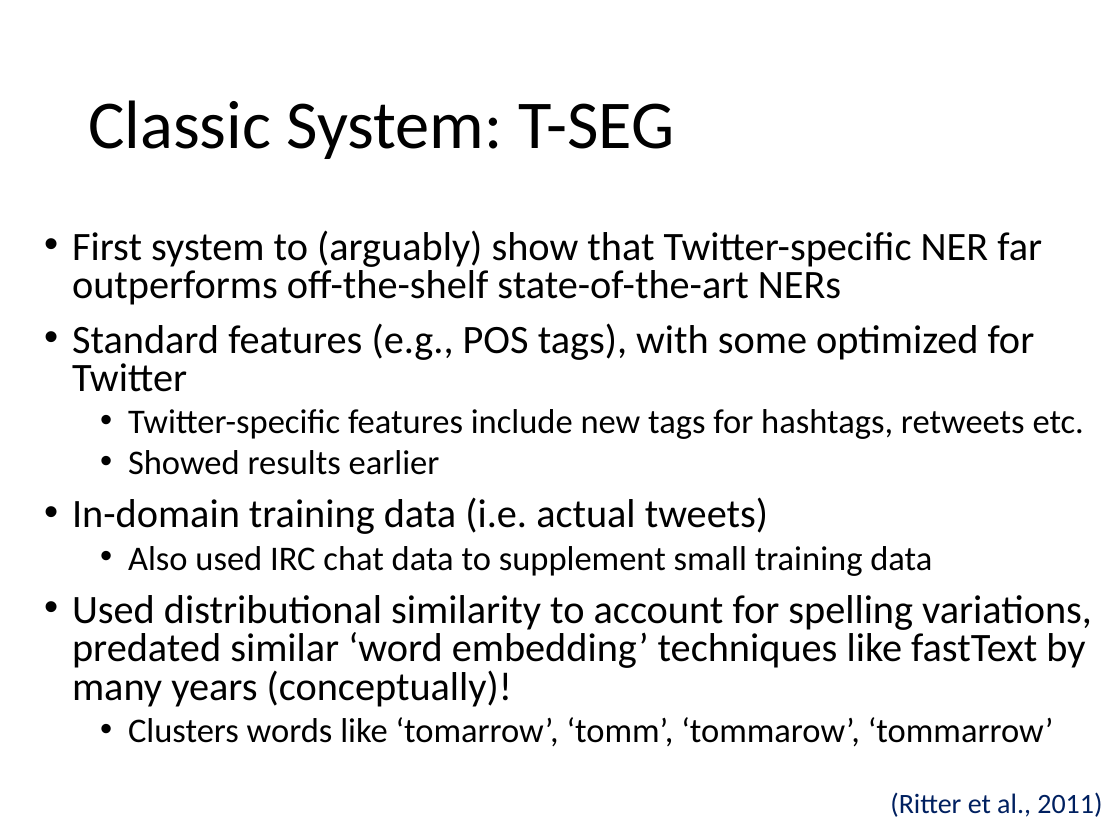
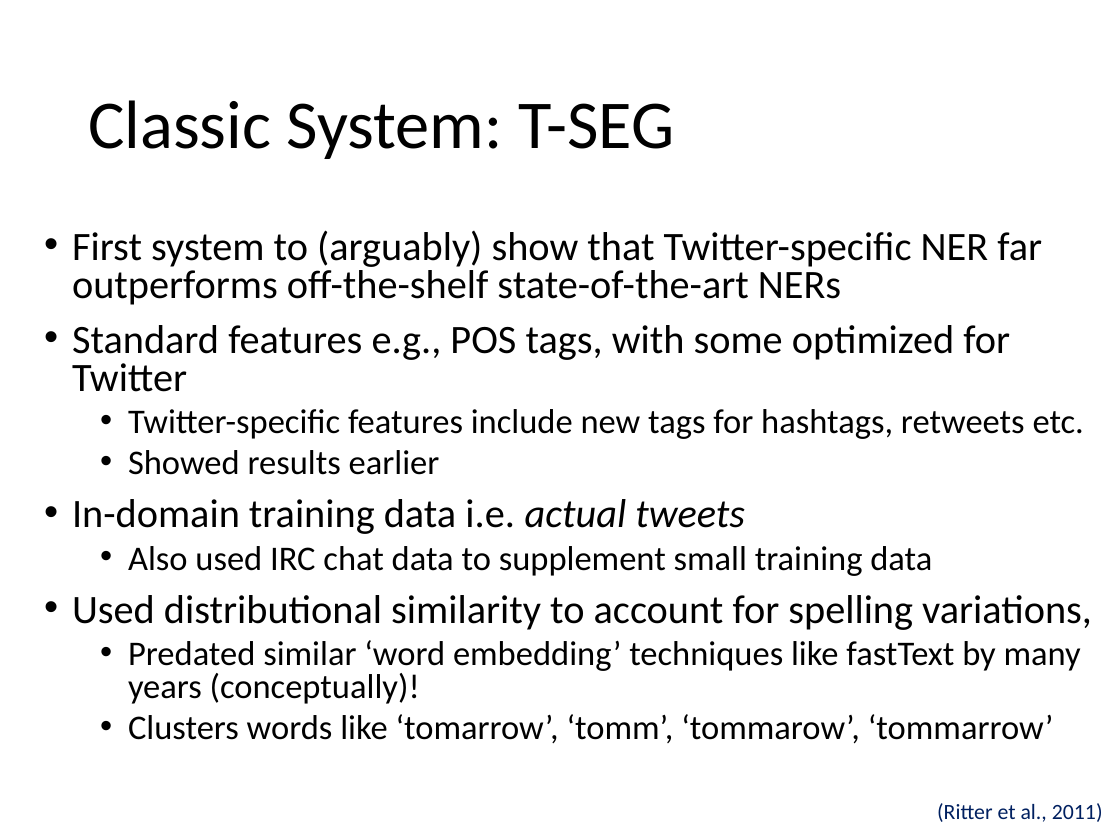
Before and after one commit to evhart/smasac-tutorial, a slide deck: slide 27 of slides/pptx/3-entity-extraction.pptx (slide 26 before the commit). Drawn at 1120x840 pixels with LibreOffice and Linux fonts; fonts in the diff are those of the drawing. Boxes give left, top, right and bottom in pixels: in the first picture for what was removed or moved away, otherwise in the second. Text is boxed around its words. In the diff, an @@ line names an element or a change of style, - is before the commit and + after.

```diff
--- a/slides/pptx/3-entity-extraction.pptx
+++ b/slides/pptx/3-entity-extraction.pptx
@@ text at (72, 325, 1010, 392): text changed @@
-• Standard features (e.g., POS tags), with some optimized for Twitter
+• Standard features e.g., POS tags, with some optimized for Twitter
@@ text at (72, 499, 745, 534): text changed @@
-• In-domain training data (i.e. actual tweets)
+• In-domain training data i.e. actual tweets
@@ text at (72, 595, 1092, 704): text changed; size 25.9 to 22.2 pt @@
-• Used distributional similarity to account for spelling variations, predated similar ‘word embedding’ techniques like fastText by many years (conceptually)!
+• Used distributional similarity to account for spelling variations,
+  • Predated similar ‘word embedding’ techniques like fastText by many years (conceptually)!
@@ text "(Ritter et al., 2011)": place and size @@
-text "(Ritter et al., 2011)" at (890, 792, 1102, 817)
+text "(Ritter et al., 2011)" at (937, 803, 1103, 822)
@@ text "(Ritter et al., 2011)" at (937, 803, 1103, 822): size 18 to 14 pt @@
```
Also in this commit, not shown: 16 other slides changed, 2 slides added, 1 other file.
